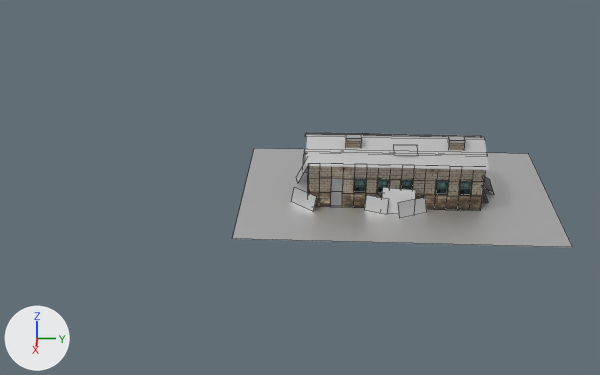
The Blender file items/industrial01/industrial01.blend, before and after one commit.
Camera for both pictures: a 50 mm lens placed at (20.6, -1.54, 11.04), pointed at (0.01, -2.57, 0.62). Lighting does not change. The marker at lower left points along +X, +Y and +Z. Mesh edges are drawn as thin lines on the coarser meshes.
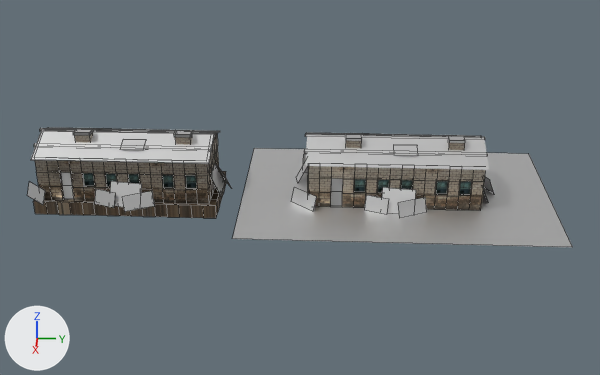
Location of each change, (x1, y1, x2, y2) in pixels of the pictures (600 x 375 px):
```json
{"object": "Cube.004", "change": "added", "after": [27, 127, 231, 218], "faces in mat_material_007 (picture img_white_brick_png)": [33, 132, 226, 218], "faces in mat_material_001 (its picture is missing)": [31, 128, 220, 164], "faces in mat_material_003 (its picture is missing)": [34, 127, 231, 207], "faces in mat_material_004 (its picture is missing)": [27, 181, 155, 212], "faces in mat_material_002 (picture img_buildingshighrise0312_1_s_jpg)": [83, 170, 210, 189]}
```

The change, as JSON lines over the scene's bpy script:
```json
{"op": "add", "block": "me_cube_006", "code": ["me_cube_006 = bpy.data.meshes.new('Cube.006')", "me_cube_006.from_pydata(...)  # 548 vertices, 396 faces; spans x -28.2..28.2, y -1.2..1.1, z -82.7..10.1", "# faces by material slot: [42, 24, 29, 7, 14, 278, 2]", "me_cube_006.materials.append(mat_material_003)  # its picture is missing", "me_cube_006.materials.append(mat_material_006)  # its picture is missing", "me_cube_006.materials.append(mat_material_001)  # its picture is missing", "me_cube_006.materials.append(mat_material_004)  # its picture is missing", "me_cube_006.materials.append(mat_material_002)  # picture img_buildingshighrise0312_1_s_jpg", "me_cube_006.materials.append(mat_material_007)  # picture img_white_brick_png", "me_cube_006.materials.append(mat_material_008)  # its picture is missing"]}
{"op": "add", "block": "ob_cube_004", "code": ["ob_cube_004 = bpy.data.objects.new('Cube.004', me_cube_006)", "ob_cube_004.location = (0.32, -7.33, 1.88)", "ob_cube_004.rotation_euler = (0.0, -0.417, 3.142)  # degrees (0, -24, 180)", "ob_cube_004.scale = (0.0522, 2.42, 0.0286)"]}
```
